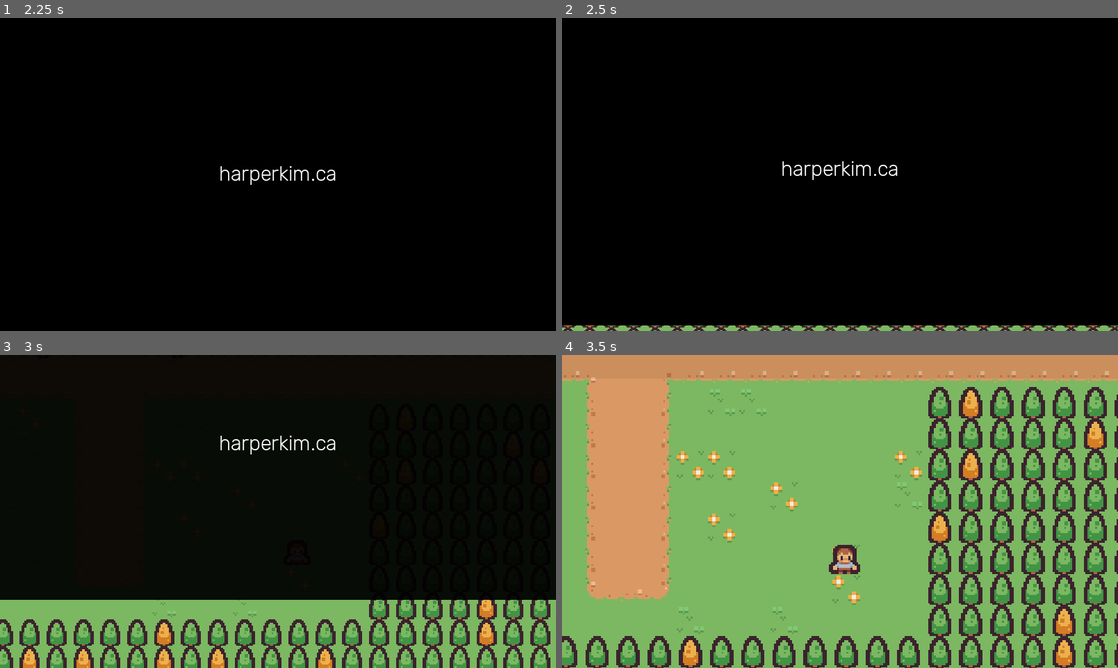
Above: before the commit, frames 1-4 (two rows, left to right).
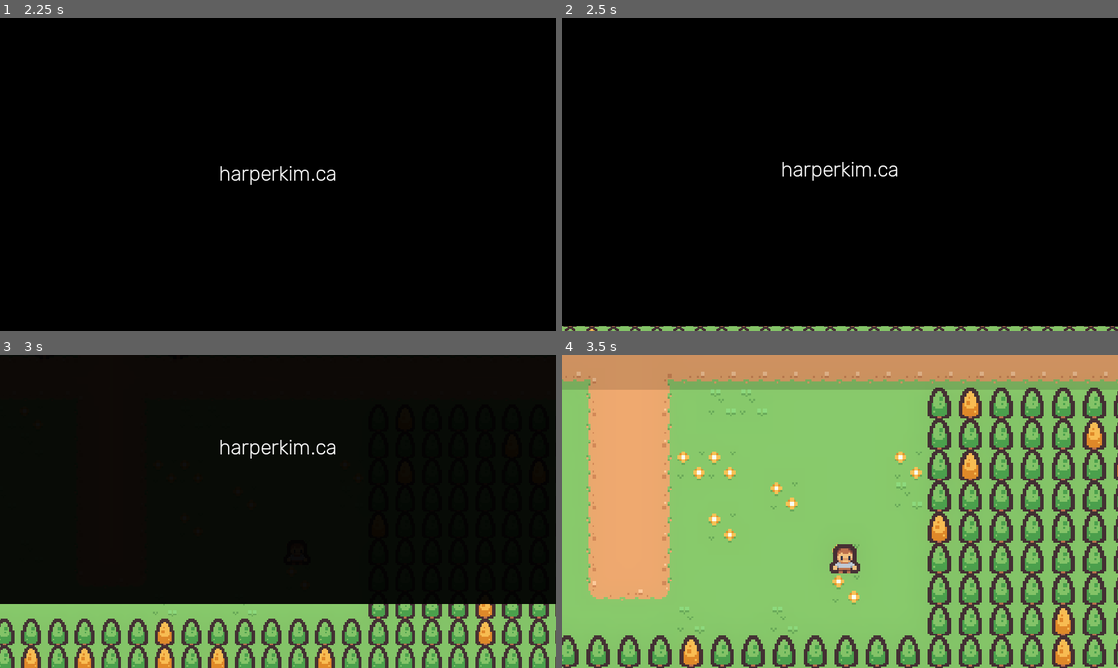
Above: after the commit, the same moments.

Repository: imkimdol/website
Game: Godot game, scene res://webkit_check.tscn
The game is run twice, just before and just after one commit, with the same random seed, the same clock (stepped at 60 frames per second) and the same inputs. Before the commit the project starts from res://main_scene.tscn.
Inputs (mouse positions are in pixels of both pictures, inside the frame that each line leads up to):
- Up to frame 1 (2.25 s): tap Enter (ui_accept) at 0.5, 0.77 s; move the mouse to (400, 158) at 0.52 s; hold D (ui_right) 0.53-1.25 s; tap O at 0.6, 2.1 s; click (400, 158) at 0.67 s; drag from (166, 190) to (194, 61) at 1.27 s; move the mouse to (333, 105) at 2.02 s; hold D (ui_right) from 2.03 s (still down)
- Up to frame 2 (2.5 s): keep holding D (ui_right)
- Up to frame 3 (3 s): release D (ui_right) at 2.75 s; drag from (250, 574) to (205, 361) at 2.77 s
- Up to frame 4 (3.5 s): no input

Frame 1 is identical in both runs. In frame 2, 0.8% of the frame differs, in the area x 0-100%, y 45-100%; in frame 3, 5.1%; in frame 4, 6.0%, in the area x 0-100%, y 5-100%.

Commit message:
Added WebKit checks, warnings, crash prevention

Diff:
--- a/global.gd
+++ b/global.gd
@@ -1,10 +1,16 @@
 extends Node
 
-var camera_focused = false
+const main_scene: PackedScene = preload("res://main_scene.tscn")
+
+var webkit := false
+var camera_focused := false
 var camera: CustomCamera
 
 func _ready():
 	DisplayServer.window_set_title("Harper Kim")
+
+func load_main_scene():
+	get_tree().change_scene_to_packed(main_scene)
 
 func open_link(link: String):
 	if OS.has_feature('web'):
--- a/main_scene.gd
+++ b/main_scene.gd
@@ -4,12 +4,15 @@
 @export_range(-1,1) var rect_relative_y_pos := -1.0
 
 func _ready():
-	if JavaScriptBridge.eval("/^((?!chrome|android).)*safari/i.test(navigator.userAgent);"):
-		$CanvasLayer/MarginContainer/SafariNotice.visible = true
+	if Global.webkit:
+		$WorldEnvironment.free()
+		$Lighting/DirectionalLight2D.free()
+		$Lighting/CanvasModulate.free()
 		$CanvasLayer/CutsceneRect.material.shader = null
 
 	$CanvasLayer.visible = true
 	$CutsceneAnimator.play("intro_cutscene")
+	self.visible = true
 
 func _process(delta):
 	$CanvasLayer/CutsceneRect.position.x = $CanvasLayer/CutsceneRect.size.x * rect_relative_x_pos
--- a/main_scene.tscn
+++ b/main_scene.tscn
@@ -405,7 +405,14 @@
 "cycle": SubResource("Animation_tbkdm")
 }
 
+[sub_resource type="Environment" id="Environment_vjw4m"]
+background_mode = 3
+glow_enabled = true
+glow_bloom = 0.16
+adjustment_enabled = true
+
 [node name="MainScene" type="Node2D"]
+visible = false
 script = ExtResource("1_u3254")
 
 [node name="TileMap" type="TileMap" parent="."]
@@ -647,27 +654,6 @@
 horizontal_alignment = 1
 vertical_alignment = 1
 
-[node name="SafariNotice" type="Label" parent="CanvasLayer/MarginContainer"]
-visible = false
-layout_mode = 2
-theme_override_fonts/font = ExtResource("14_4hwgo")
-theme_override_font_sizes/font_size = 30
-text = "
-
-
-
-
-
-
-
-
-
-
-
-Alert: Safari is not fully supported. Please use a Chromium browser for the best experience."
-horizontal_alignment = 1
-vertical_alignment = 1
-
 [node name="CutsceneAnimator" type="AnimationPlayer" parent="."]
 libraries = {
 "": SubResource("AnimationLibrary_y3gs4")
@@ -689,6 +675,9 @@
 }
 autoplay = "cycle"
 
+[node name="WorldEnvironment" type="WorldEnvironment" parent="."]
+environment = SubResource("Environment_vjw4m")
+
 [connection signal="body_entered" from="Interactables/Projects/ProjectsCutsceneTrigger1" to="." method="_on_projects_cutscene_trigger_1_body_entered"]
 [connection signal="body_entered" from="Interactables/Projects/ProjectsCutsceneTrigger2" to="." method="_on_projects_cutscene_trigger_2_body_entered"]
 [connection signal="body_entered" from="Interactables/Music/MusicCutsceneTrigger1" to="." method="_on_music_cutscene_trigger_1_body_entered"]
--- a/project.godot
+++ b/project.godot
@@ -11,7 +11,7 @@
 [application]
 
 config/name="WebsiteGame"
-run/main_scene="res://main_scene.tscn"
+run/main_scene="res://webkit_check.tscn"
 config/features=PackedStringArray("4.3", "GL Compatibility")
 boot_splash/show_image=false
 boot_splash/image="res://assets/blank.png"
--- /dev/null
+++ b/webkit_check.gd
@@ -0,0 +1,13 @@
+extends Node2D
+
+func _ready() -> void:
+	#JavaScriptBridge.eval("/^((?!chrome|android).)*safari/i.test(navigator.userAgent);")
+	if JavaScriptBridge.eval("typeof window.webkitConvertPointFromNodeToPage === 'function'"):
+		Global.webkit = true
+		$CanvasLayer/WebkitWarning.visible = true
+	else:
+		Global.load_main_scene()
+
+
+func _on_button_pressed() -> void:
+	Global.load_main_scene()
--- /dev/null
+++ b/webkit_check.tscn
@@ -0,0 +1,65 @@
+[gd_scene load_steps=4 format=3 uid="uid://dn6y7nmhb8lo8"]
+
+[ext_resource type="Script" path="res://webkit_check.gd" id="1_8361n"]
+[ext_resource type="FontFile" uid="uid://b1x6371sqsmd1" path="res://assets/Rubik font/static/Rubik-Light.ttf" id="2_ue4nc"]
+[ext_resource type="FontFile" uid="uid://c3aghilr8sdde" path="res://assets/Rubik font/static/Rubik-Regular.ttf" id="3_akulx"]
+
+[node name="WebkitCheck" type="Node2D"]
+script = ExtResource("1_8361n")
+
+[node name="CanvasLayer" type="CanvasLayer" parent="."]
+
+[node name="ColorRect" type="ColorRect" parent="CanvasLayer"]
+anchors_preset = 15
+anchor_right = 1.0
+anchor_bottom = 1.0
+grow_horizontal = 2
+grow_vertical = 2
+color = Color(0.228769, 0.228769, 0.228769, 1)
+
+[node name="WebkitWarning" type="MarginContainer" parent="CanvasLayer"]
+anchors_preset = 15
+anchor_right = 1.0
+anchor_bottom = 1.0
+grow_horizontal = 2
+grow_vertical = 2
+theme_override_constants/margin_left = 128
+theme_override_constants/margin_right = 128
+
+[node name="VBoxContainer" type="VBoxContainer" parent="CanvasLayer/WebkitWarning"]
+layout_mode = 2
+alignment = 1
+
+[node name="Label" type="Label" parent="CanvasLayer/WebkitWarning/VBoxContainer"]
+layout_mode = 2
+theme_override_fonts/font = ExtResource("2_ue4nc")
+theme_override_font_sizes/font_size = 60
+text = "Warning"
+horizontal_alignment = 1
+vertical_alignment = 1
+
+[node name="Label2" type="Label" parent="CanvasLayer/WebkitWarning/VBoxContainer"]
+custom_minimum_size = Vector2(1, 1)
+layout_mode = 2
+theme_override_fonts/font = ExtResource("2_ue4nc")
+theme_override_font_sizes/font_size = 30
+text = "Safari and other WebKit-based browsers are not fully supported. You may experience unintended bugs or glitches.
+Please use a Chromium browser or Firefox for the best experience."
+horizontal_alignment = 1
+vertical_alignment = 1
+autowrap_mode = 2
+
+[node name="MarginContainer" type="MarginContainer" parent="CanvasLayer/WebkitWarning/VBoxContainer"]
+layout_mode = 2
+theme_override_constants/margin_left = 320
+theme_override_constants/margin_top = 64
+theme_override_constants/margin_right = 320
+
+[node name="Button" type="Button" parent="CanvasLayer/WebkitWarning/VBoxContainer/MarginContainer"]
+layout_mode = 2
+size_flags_horizontal = 4
+theme_override_fonts/font = ExtResource("3_akulx")
+theme_override_font_sizes/font_size = 50
+text = "Proceed"
+
+[connection signal="pressed" from="CanvasLayer/WebkitWarning/VBoxContainer/MarginContainer/Button" to="." method="_on_button_pressed"]
Not shown: 1 places in main_scene.tscn that only renumber resources
